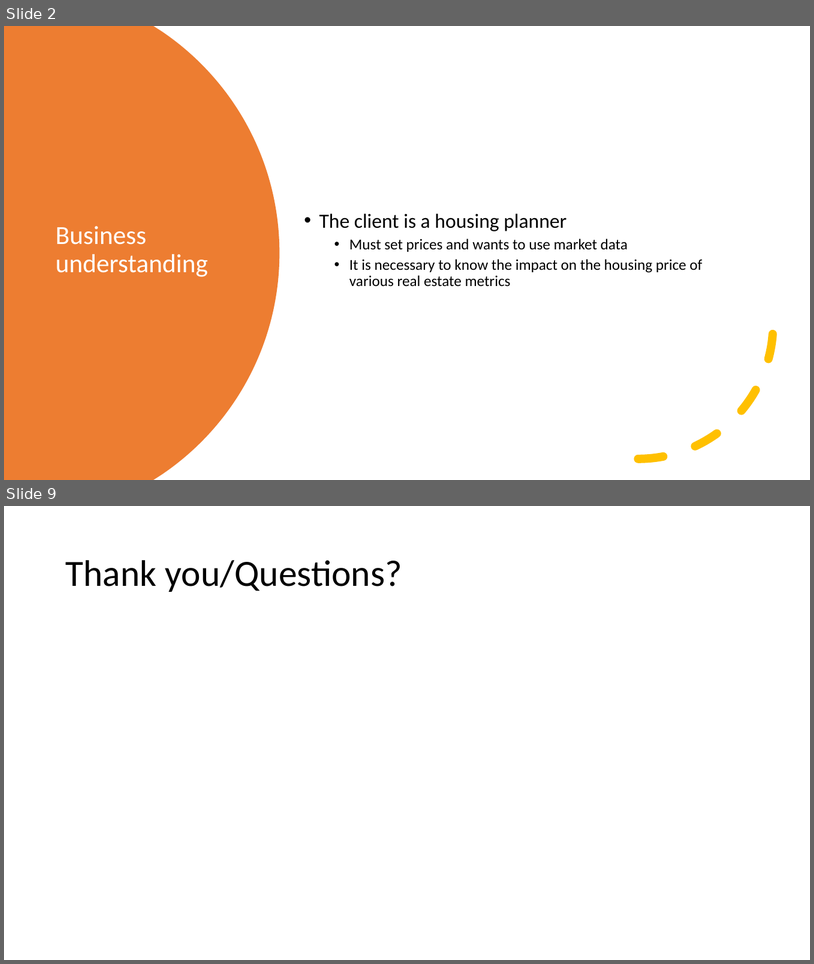
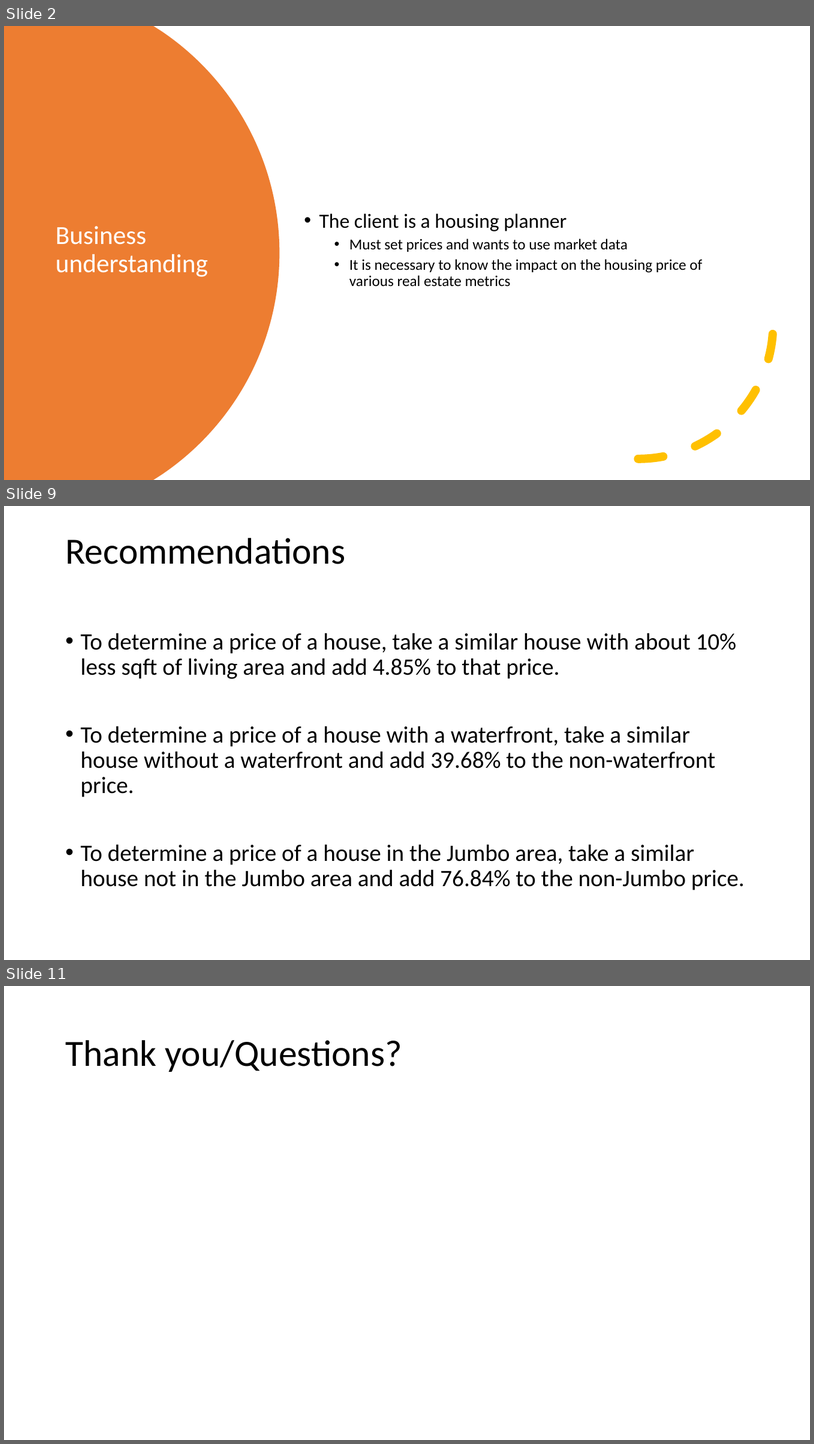
Before and after one commit to jmarksk/RealEstateProject2, a slide deck: Presentation_RealEstate.pptx. Shown one above the other, each under a label of ours: slides 2 and 9 before the commit, slides 2, 9 and 11 after it; the slides between them are not shown. The pictures are 814x964 and 814x1444 pixels, drawn with LibreOffice and Linux fonts; fonts in the diff are those of the drawing. Boxes give left, top, right and bottom in pixels: in the first picture for what was removed or moved away, otherwise in the second. Text is boxed around its words. In the diff, an @@ line names an element or a change of style, - is before the commit and + after.

```diff
--- a/Presentation_RealEstate.pptx
+++ b/Presentation_RealEstate.pptx
@@ slide 9 added at <box>4,506,810,960</box>, background #FFFFFF @@
@@ title added at <box>65,538,345,564</box>, 44 pt, text #000000 @@
+Recommendations
@@ text added at <box>81,633,745,890</box>, 28 pt, text #000000 @@
+• To determine a price of a house, take a similar house with about 10% less sqft of living area and add 4.85% to that price.
+• To determine a price of a house with a waterfront, take a similar house without a waterfront and add 39.68% to the non-waterfront price.
+• To determine a price of a house in the Jumbo area, take a similar house not in the Jumbo area and add 76.84% to the non-Jumbo price.
@@ what was slide 9 is now slide 11 @@
```
Also in this commit, not shown: 6 slides changed, 1 other slide added, 3 other files.
